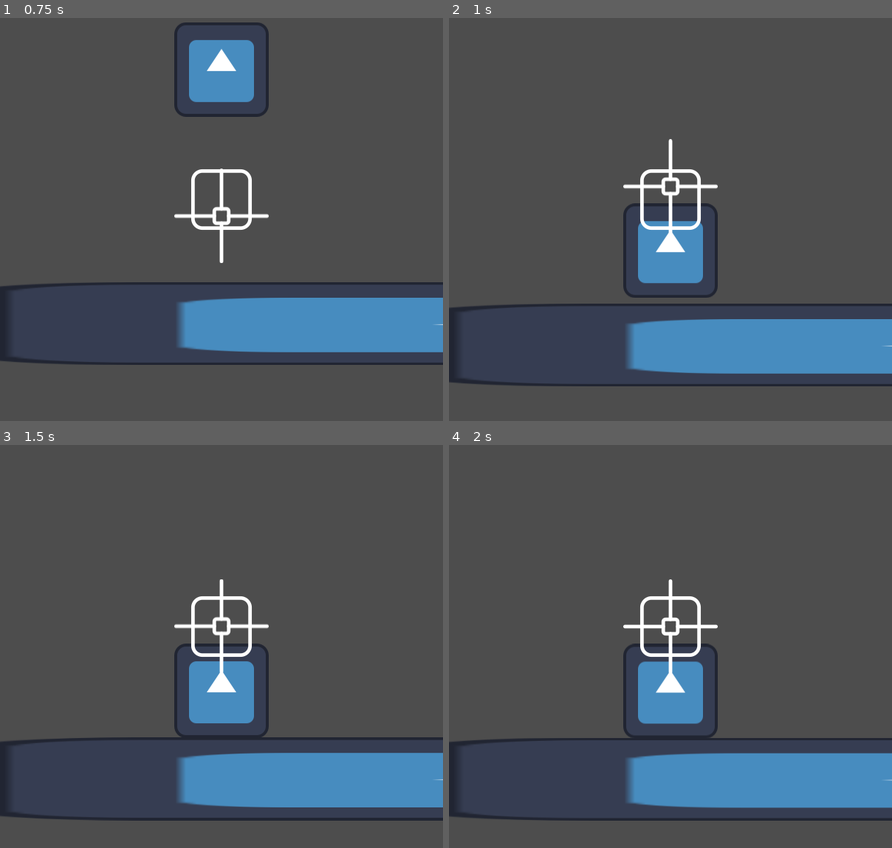
Above: before the commit, frames 1-4 (two rows, left to right).
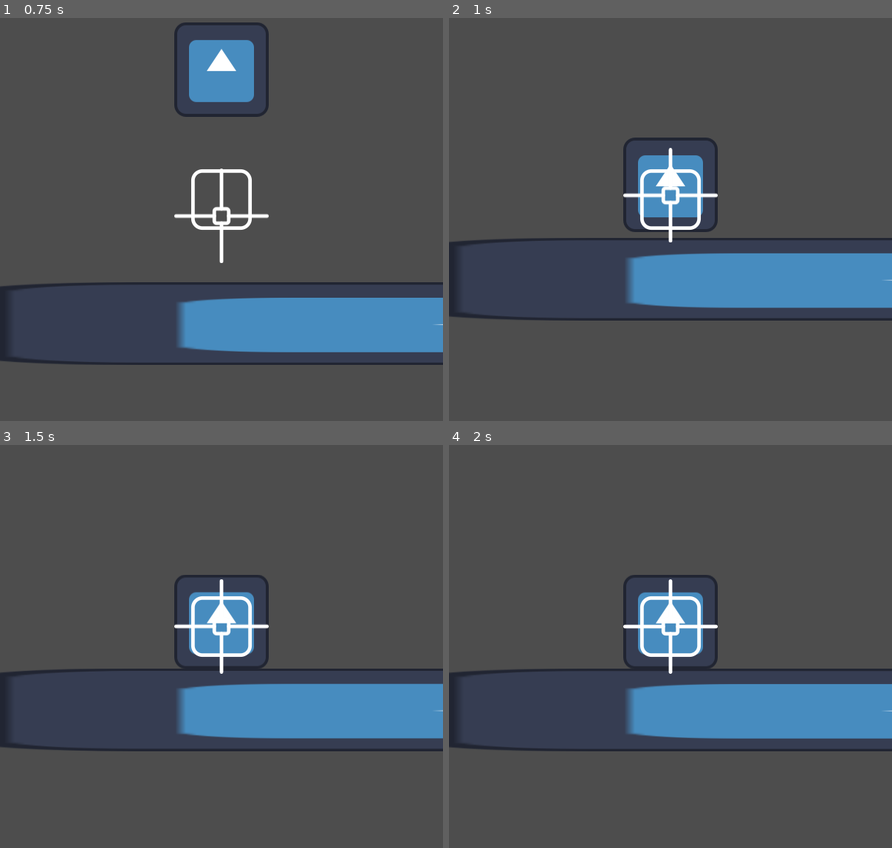
Above: after the commit, the same moments.

Repository: caiolopez/newpro
Game: Godot game, scene res://level.tscn
Two runs of this game, one before a commit and one after it. Both use one fixed random seed, a clock stepped at 60 frames per second and the inputs below. The engine's default icon, where the game draws it, is replaced by a stand-in: a white triangle on a blue panel in a dark square.
Inputs:
- Up to frame 1 (0.75 s): no input
- Up to frame 2 (1 s): no input
- Up to frame 3 (1.5 s): no input
- Up to frame 4 (2 s): no input

Frame 1 is identical in both runs. In frame 2, 22% of the frame differs, in the area x 0-100%, y 29-92%; in frame 3, 21%; in frame 4, 21%.

Commit message:
added lerp_reset functionality

Diff:
--- a/Camera/state_follow_hero.gd
+++ b/Camera/state_follow_hero.gd
@@ -32,11 +32,13 @@
 	for top_locker in camera.lockers:
 		if top_locker.axes == Constants.Axes.x:
 			camera.target.x = top_locker.lock_position.x
-			if top_locker.reset_lerp: camera.current_lerp_ratio = camera.lerp_ratio
+			if top_locker.reset_lerp: camera.current_lerp_ratio.x = camera.lerp_ratio.x
 		elif top_locker.axes == Constants.Axes.y:
 			camera.target.y = top_locker.lock_position.y
+			if top_locker.reset_lerp: camera.current_lerp_ratio.y = camera.lerp_ratio.y
 		elif top_locker.axes == Constants.Axes.both:
 			camera.target = top_locker.lock_position
+			if top_locker.reset_lerp: camera.current_lerp_ratio = camera.lerp_ratio
 
 	# Move camera smoothly towards target
 	camera.position = camera.lerp_vector2(camera.position, camera.target, camera.current_lerp_ratio)
--- a/level.tscn
+++ b/level.tscn
@@ -35,10 +35,11 @@
 [node name="CameraLocker" parent="." instance=ExtResource("4_d4cnc")]
 position = Vector2(1201, 430)
 axes_to_lock = 2
+reset_lerp = true
 
 [node name="CollisionShape2D" type="CollisionShape2D" parent="CameraLocker"]
 position = Vector2(-499, 63.421)
-shape = SubResource("RectangleShape2D_e0d7o")
+shape = SubResource("RectangleShape2D_fxeel")
 debug_color = Color(1, 0, 1, 0.5)
 
 [node name="Marker2D" type="Marker2D" parent="CameraLocker"]
@@ -48,10 +49,11 @@
 [node name="CameraLocker2" parent="." instance=ExtResource("4_d4cnc")]
 position = Vector2(379, 430)
 center_at_edge = true
+reset_lerp = true
 
 [node name="CollisionShape2D" type="CollisionShape2D" parent="CameraLocker2"]
 position = Vector2(70, 70.921)
-shape = SubResource("RectangleShape2D_14wrx")
+shape = SubResource("RectangleShape2D_umtnm")
 debug_color = Color(0, 0, 1, 0.5)
 
 [node name="Marker2D" type="Marker2D" parent="CameraLocker2"]
@@ -61,25 +63,25 @@
 [node name="CameraLocker3" parent="." instance=ExtResource("4_d4cnc")]
 position = Vector2(379, 430)
 axes_to_lock = 1
-center_at_edge = true
+reset_lerp = true
 
 [node name="CollisionShape2D" type="CollisionShape2D" parent="CameraLocker3"]
-position = Vector2(-153, 59.6758)
-shape = SubResource("RectangleShape2D_ml0tf")
+position = Vector2(-240, 65)
+shape = SubResource("RectangleShape2D_16gt1")
 debug_color = Color(1, 0, 0, 0.5)
 
 [node name="Marker2D" type="Marker2D" parent="CameraLocker3"]
-position = Vector2(103, 83)
+position = Vector2(-241, -106)
 gizmo_extents = 59.6
 
 [node name="CameraLocker4" parent="." instance=ExtResource("4_d4cnc")]
 position = Vector2(379, 430)
 axes_to_lock = 1
-center_at_edge = true
+reset_lerp = true
 
 [node name="CollisionShape2D" type="CollisionShape2D" parent="CameraLocker4"]
 position = Vector2(-350, 87.088)
-shape = SubResource("RectangleShape2D_t82er")
+shape = SubResource("RectangleShape2D_bqd1q")
 debug_color = Color(1, 0, 0, 0.5)
 
 [node name="Marker2D" type="Marker2D" parent="CameraLocker4"]
Not shown: 1 places in level.tscn that only renumber resources
